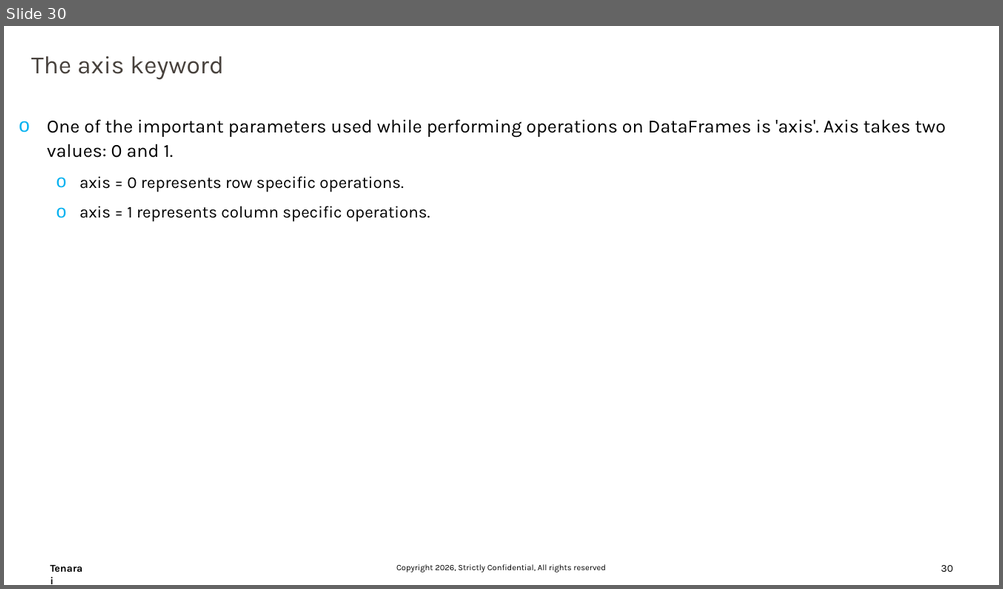
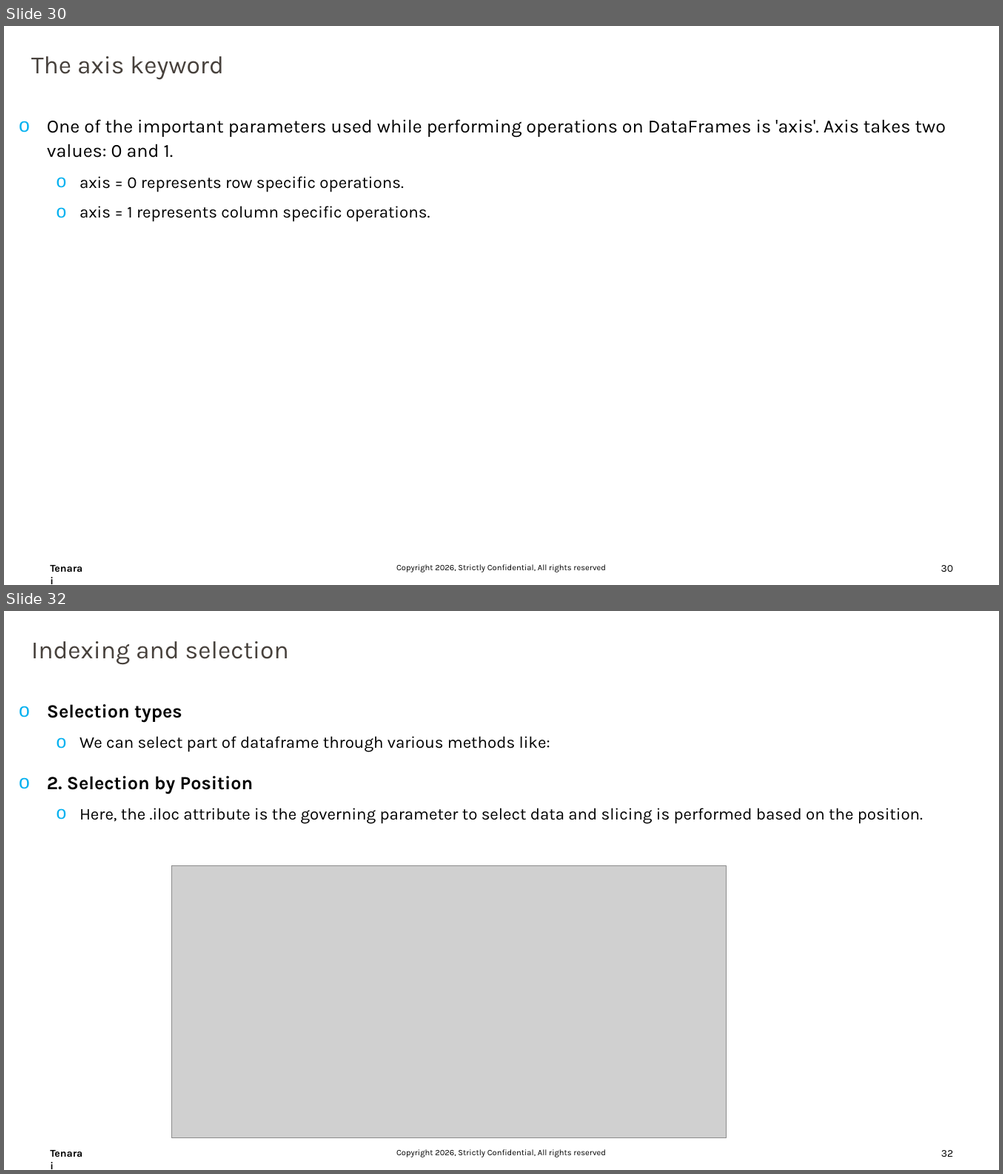
Before and after one commit to trivedi-ashutosh2013/Training_Content, a slide deck: Numpy/DataScience_Part02.pptx. Shown one above the other, each under a label of ours: slide 30 before the commit, slides 30 and 32 after it; the slides between them are not shown. The pictures are 1003x589 and 1003x1174 pixels, drawn with LibreOffice and Linux fonts; fonts in the diff are those of the drawing; grey boxes stand for pictures; background and template pictures are left out. Boxes give left, top, right and bottom in pixels: in the first picture for what was removed or moved away, otherwise in the second. Text is boxed around its words. In the diff, an @@ line names an element or a change of style, - is before the commit and + after.

```diff
--- a/Numpy/DataScience_Part02.pptx
+++ b/Numpy/DataScience_Part02.pptx
@@ slide 32 added at (4, 611, 999, 1170), background #FFFFFF; not listed: 3 template elements that a slide beside it also shows @@
@@ text added at (31, 641, 289, 665), 24 pt, text #47413C @@
+Indexing and selection
@@ text added at (47, 704, 922, 824), 16 pt, text #000000 @@
+o Selection types
+  o We can select part of dataframe through various methods like:
+o 2. Selection by Position
+  o Here, the .iloc attribute is the governing parameter to select data and slicing is performed based on the position.
@@ picture added at (171, 866, 726, 1139) @@
```
Also in this commit, not shown: 8 other slides added, 1 slide removed.
